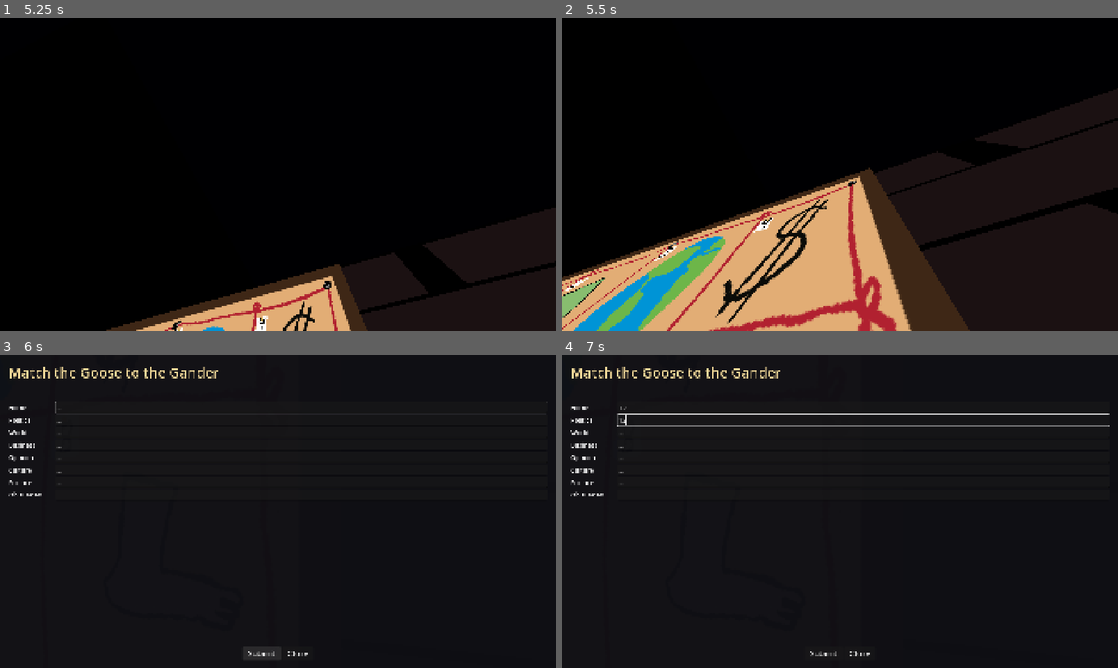
Above: before the commit, frames 1-4 (two rows, left to right).
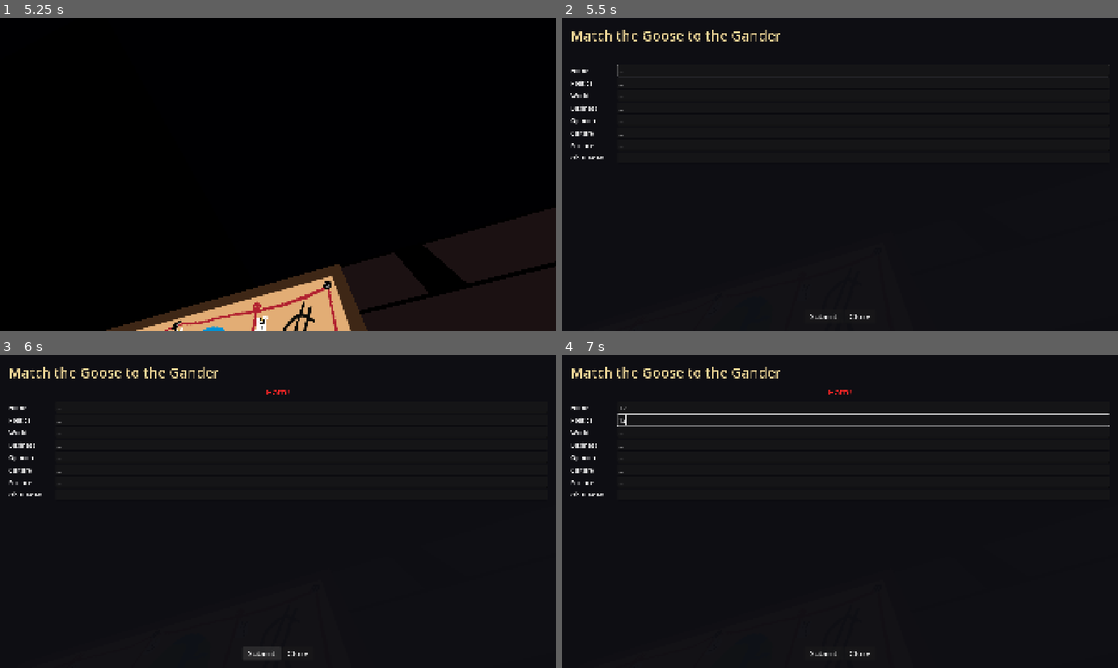
Above: after the commit, the same moments.

Repository: hammeredzombie/propaganda-and-rhetoric
Game: Godot game, scene res://game/scenes/demo.tscn
Same seed, same stepped clock (60 frames per second), same inputs: the game is played once before the commit and once after it. Sound files missing from this copy of the repository are replaced by a short silence.
Inputs (mouse positions are in pixels of both pictures, inside the frame that each line leads up to):
- Up to frame 1 (5.25 s): click "Continue" at 0.5 s; tap Enter (ui_accept) at 1.25, 1.52, 2, 2.27, 2.75, 3.5, 3.77, 4.25, 4.52 s; move the mouse to (305, 174) at 1.27 s; hold E (interact) 1.28-2.03 s; hold W (move_forward) from 1.28 s (still down); click (305, 174) at 1.42 s; move the mouse to (250, 174) at 2.02 s; tap E (interact) at 2.1, 3.6, 5.1 s; move the mouse to (289, 168) at 2.77 s; hold E (interact) 2.78-3.53 s; move the mouse to (272, 180) at 3.52 s; click (272, 180) at 3.67 s; move the mouse to (316, 177) at 4.27 s; hold E (interact) 4.28-5.03 s; move the mouse to (233, 171) at 5.02 s
- Up to frame 2 (5.5 s): keep holding W (move_forward); tap Enter (ui_accept) at 5.27 s
- Up to frame 3 (6 s): release W (move_forward) at 5.75 s; click (261, 652) at 5.75 s, where only the run after the commit has a clickable "Submit"
- Up to frame 4 (7 s): click (862, 408) at 6.52 s; type "12" at 6.6 s; click (862, 420) at 6.75 s; type "12" at 6.83 s; click (862, 433) at 6.98 s

Frame 1 is identical in both runs. In frame 2, 24% of the frame differs, in the area x 0-99%, y 3-100%; in frame 3, less than 0.1%; in frame 4, less than 0.1%.

Commit message:
switch nps interaciton

Diff:
--- a/game/scenes/player.tscn
+++ b/game/scenes/player.tscn
@@ -5,6 +5,9 @@
 [sub_resource type="CapsuleShape3D" id="CapsuleShape3D_p"]
 radius = 0.35
 height = 1.7
+
+[sub_resource type="SphereShape3D" id="SphereShape3D_touch"]
+radius = 1.0
 
 [sub_resource type="StyleBoxEmpty" id="StyleBoxEmpty_ch"]
 
@@ -31,6 +34,15 @@
 collision_mask = 2
 collide_with_areas = true
 
+[node name="TouchArea" type="Area3D" parent="."]
+collision_layer = 0
+collision_mask = 2
+monitorable = false
+
+[node name="TouchShape" type="CollisionShape3D" parent="TouchArea"]
+transform = Transform3D(1, 0, 0, 0, 1, 0, 0, 0, 1, 0, 0.85, 0)
+shape = SubResource("SphereShape3D_touch")
+
 [node name="HUD" type="CanvasLayer" parent="."]
 
 [node name="Crosshair" type="Label" parent="HUD"]
--- a/game/scripts/player.gd
+++ b/game/scripts/player.gd
@@ -8,6 +8,7 @@
 
 @onready var camera: Camera3D = $Camera
 @onready var interact_ray: RayCast3D = $Camera/InteractRay
+@onready var touch_area: Area3D = $TouchArea
 
 var _input_locked: bool = false
 
@@ -22,6 +23,7 @@
 	_input_locked = true
 	Input.mouse_mode = Input.MOUSE_MODE_VISIBLE
 	interact_ray.target_position = Vector3(0, 0, -interact_range)
+	touch_area.area_entered.connect(_on_touch_area_entered)
 
 
 func _notification(what: int) -> void:
@@ -88,6 +90,13 @@
 		hit.interact(self)
 
 
+func _on_touch_area_entered(area: Area3D) -> void:
+	if _input_locked:
+		return
+	if area.has_method("interact"):
+		area.interact(self)
+
+
 func _on_dialogue_opened() -> void:
 	_input_locked = true
 	Input.mouse_mode = Input.MOUSE_MODE_VISIBLE
